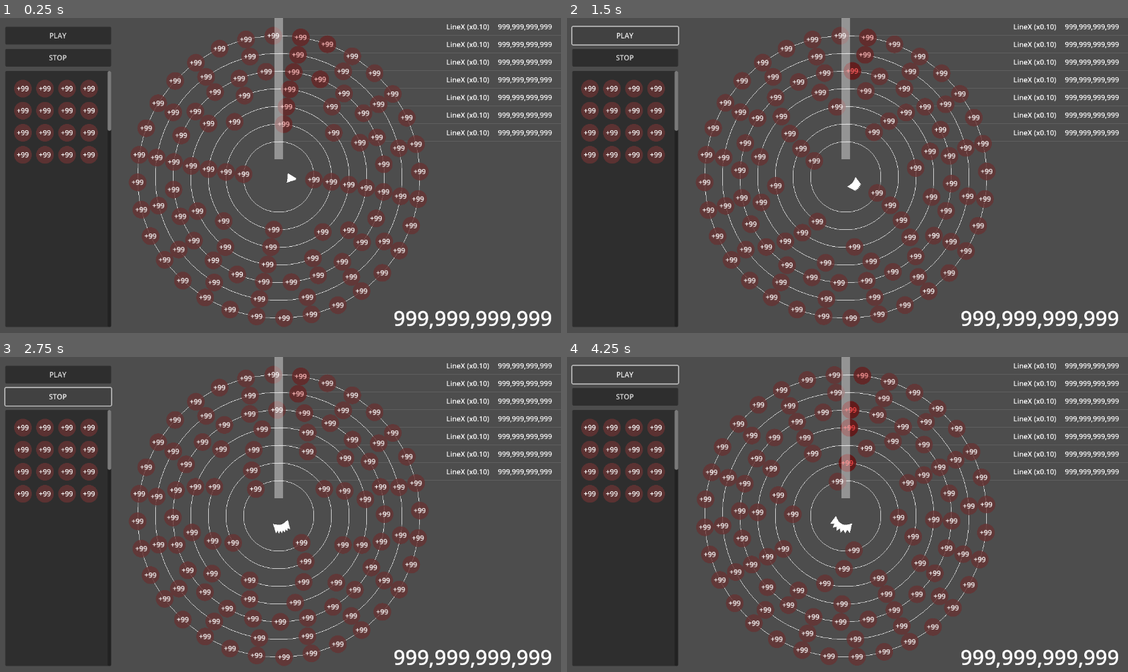
Above: before the commit, frames 1-4 (two rows, left to right).
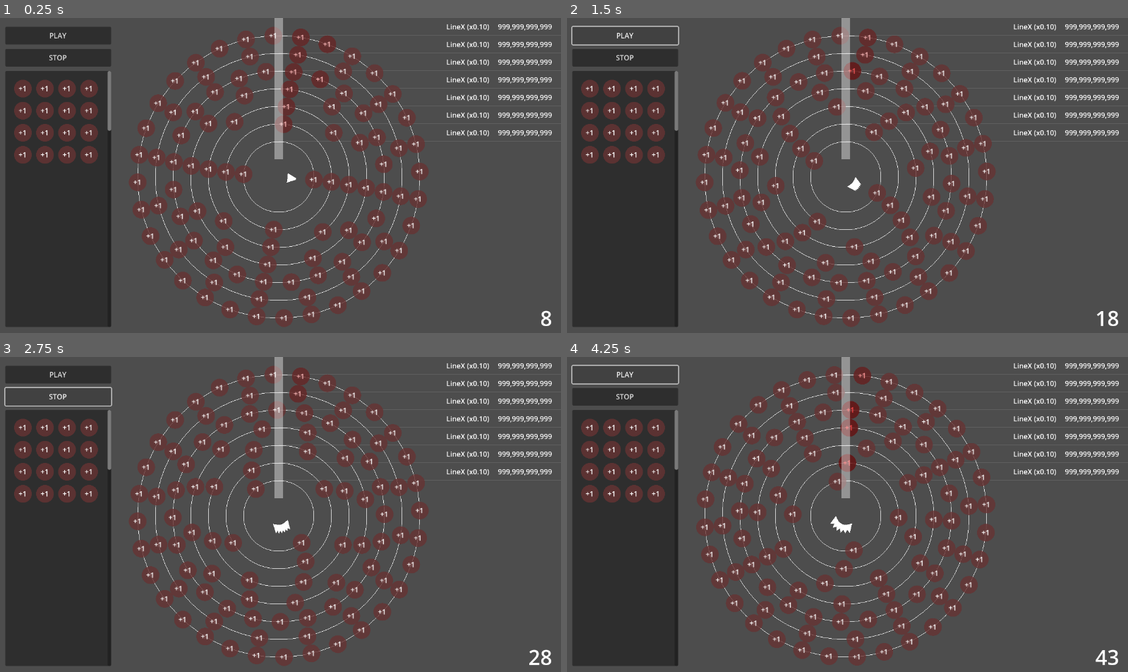
Above: after the commit, the same moments.

Repository: kamikoloss/syzygy
Game: Godot game, scene res://scenes/main.tscn
The game is run twice, just before and just after one commit, with the same random seed, the same clock (stepped at 60 frames per second) and the same inputs.
Inputs:
- Up to frame 1 (0.25 s): no input
- Up to frame 2 (1.5 s): click "PLAY" at 0.5 s; click "PLAY" at 1.25 s
- Up to frame 3 (2.75 s): click "STOP" at 2 s
- Up to frame 4 (4.25 s): click "STOP" at 2.75 s; click "PLAY" at 3.5 s

The runs differ from the first frame. In frame 1, 3.5% of the frame differs, in the area x 3-99%, y 4-99%; in frame 2, 3.5%; in frame 3, 3.5%; in frame 4, 3.5%.

Commit message:
emit GlobalSignal when chip entered sensor

Diff:
--- a/scenes/chip.gd
+++ b/scenes/chip.gd
@@ -1,5 +1,7 @@
 class_name Chip
 extends Control
+
+@export var score := 1
 
 @export var area: Area2D
 @export var label: Label
@@ -8,10 +10,15 @@
 func _ready() -> void:
     area.area_entered.connect(_on_area_entered)
     area.area_exited.connect(_on_area_exited)
+    refresh_view()
 
 
 func _process(delta: float) -> void:
     label.rotation = get_global_transform().get_rotation() * -1
+
+
+func refresh_view() -> void:
+    label.text = "+%s" % [score]
 
 
 func _on_area_entered(other_area: Area2D) -> void:
@@ -31,6 +38,7 @@
 
 
 func _on_entered_chip_sensor(sensor: ChipSensor) -> void:
+    GlobalSignal.chip_entered_chip_sensor.emit(self)
     var tween := create_tween()
     tween.set_ease(Tween.EASE_OUT).set_trans(Tween.TRANS_QUINT)
     tween.tween_property(self, "modulate", Color.RED, 0.0)
--- a/scenes/main.gd
+++ b/scenes/main.gd
@@ -2,3 +2,20 @@
 
 @export var button_play: Button
 @export var button_stop: Button
+
+@export var label_score_total: Label
+
+
+var score := 0:
+    set(v):
+        score = v
+        label_score_total.text = "%s" % [score]
+
+
+func _ready() -> void:
+    GlobalSignal.chip_entered_chip_sensor.connect(_on_chip_entered_chip_sensor)
+    score = 0
+
+
+func _on_chip_entered_chip_sensor(chip: Chip) -> void:
+    score += chip.score
--- a/scenes/main.tscn
+++ b/scenes/main.tscn
@@ -5,12 +5,13 @@
 [ext_resource type="PackedScene" uid="uid://bk5qrvbech16c" path="res://scenes/chip_sensor.tscn" id="3_sugp2"]
 [ext_resource type="PackedScene" uid="uid://b185sasx51q0n" path="res://scenes/chip.tscn" id="4_jyhfs"]
 
-[node name="Main" type="Control" node_paths=PackedStringArray("button_play", "button_stop")]
+[node name="Main" type="Control" node_paths=PackedStringArray("button_play", "button_stop", "label_score_total")]
 layout_mode = 3
 anchors_preset = 0
 script = ExtResource("1_ig7tw")
 button_play = NodePath("UI/MarginContainerLeft/VBoxContainer/ButtonPlay")
 button_stop = NodePath("UI/MarginContainerLeft/VBoxContainer/ButtonStop")
+label_score_total = NodePath("UI/LabelScoreTotal")
 
 [node name="Objects" type="Control" parent="."]
 anchors_preset = 0
@@ -307,7 +308,7 @@
 layout_mode = 2
 size_flags_vertical = 3
 
-[node name="LabelTotal" type="Label" parent="UI"]
+[node name="LabelScoreTotal" type="Label" parent="UI"]
 custom_minimum_size = Vector2(0, 80)
 layout_mode = 2
 offset_left = 800.0
